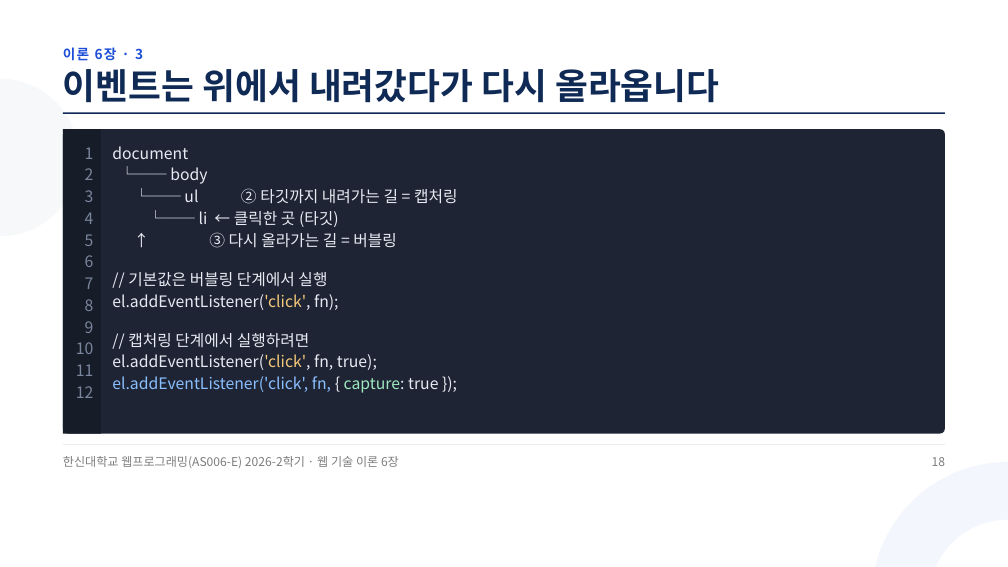
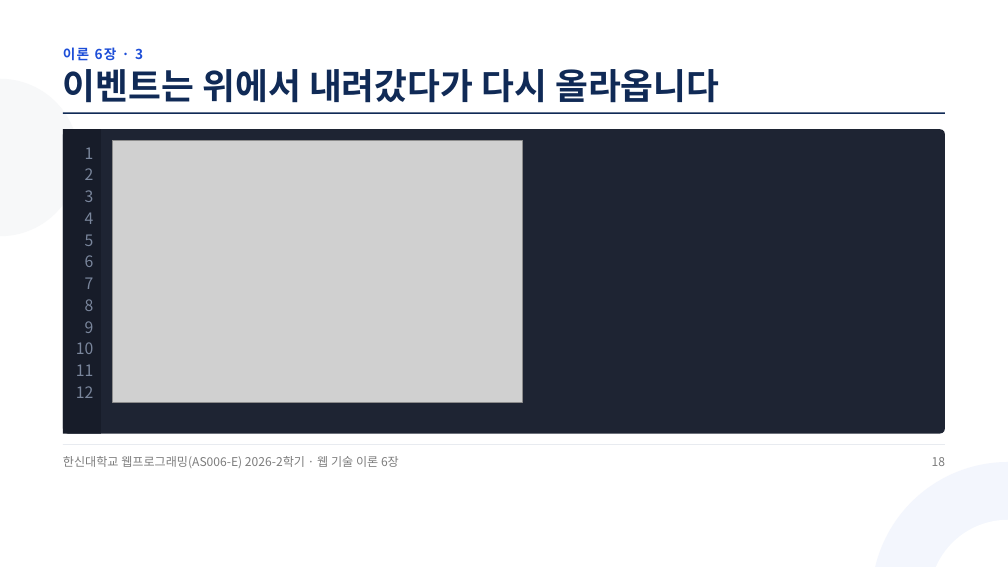
Before and after one commit to aebonlee/materials, a slide deck: slide 18 of hs-web/T06_브라우저와_DOM_이벤트_모델.pptx. Drawn at 1008x567 pixels with LibreOffice and Linux fonts; fonts in the diff are those of the drawing; grey boxes stand for pictures. Boxes give left, top, right and bottom in pixels: in the first picture for what was removed or moved away, otherwise in the second. Text is boxed around its words. In the diff, an @@ line names an element or a change of style, - is before the commit and + after.

```diff
--- a/hs-web/T06_브라우저와_DOM_이벤트_모델.pptx
+++ b/hs-web/T06_브라우저와_DOM_이벤트_모델.pptx
@@ text removed at [112, 146, 458, 393] @@
-document
-└── body
-└── ul ② 타깃까지 내려가는 길 = 캡처링
-└── li ← 클릭한 곳 (타깃)
-↑ ③ 다시 올라가는 길 = 버블링
-// 기본값은 버블링 단계에서 실행
-el.addEventListener('click', fn);
-// 캡처링 단계에서 실행하려면
-el.addEventListener('click', fn, true);
-el.addEventListener('click', fn, { capture: true });
@@ picture added at [112, 141, 523, 402] @@
```
Also in this commit, not shown: 1 other slide changed, 15 other files.
